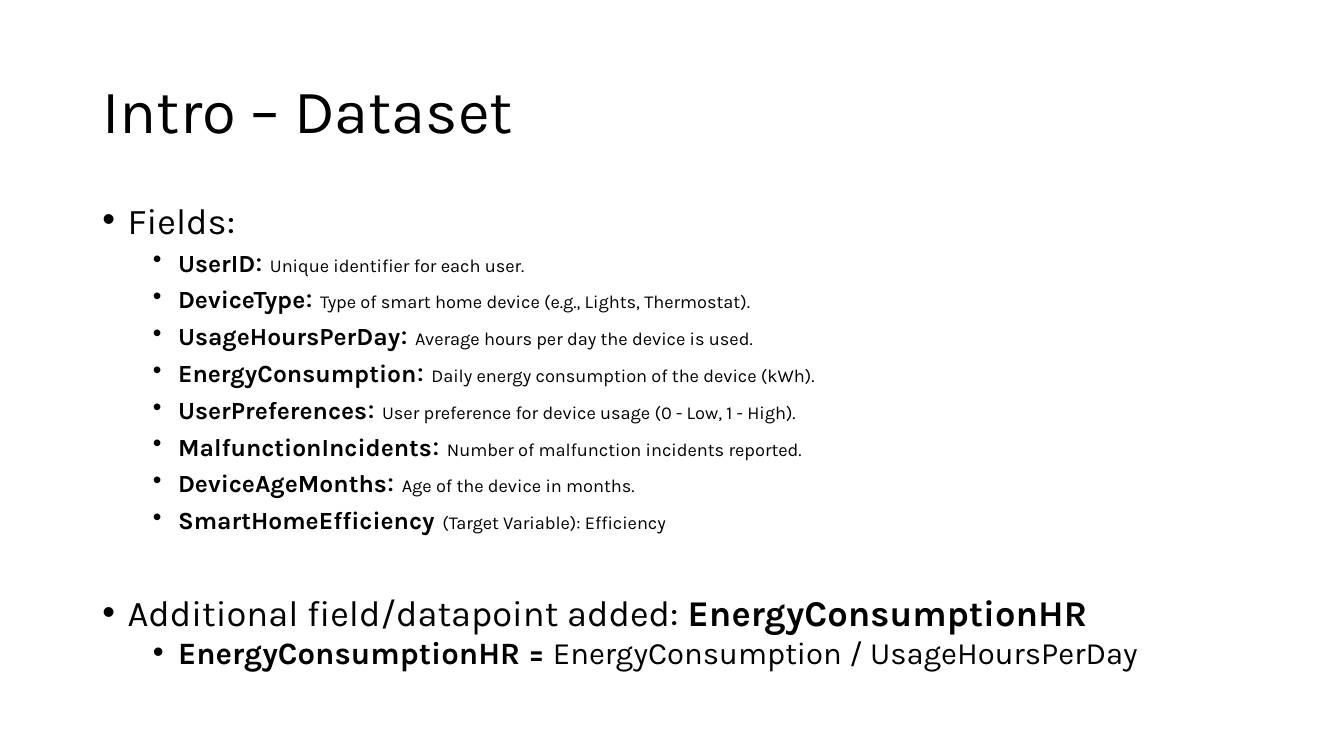
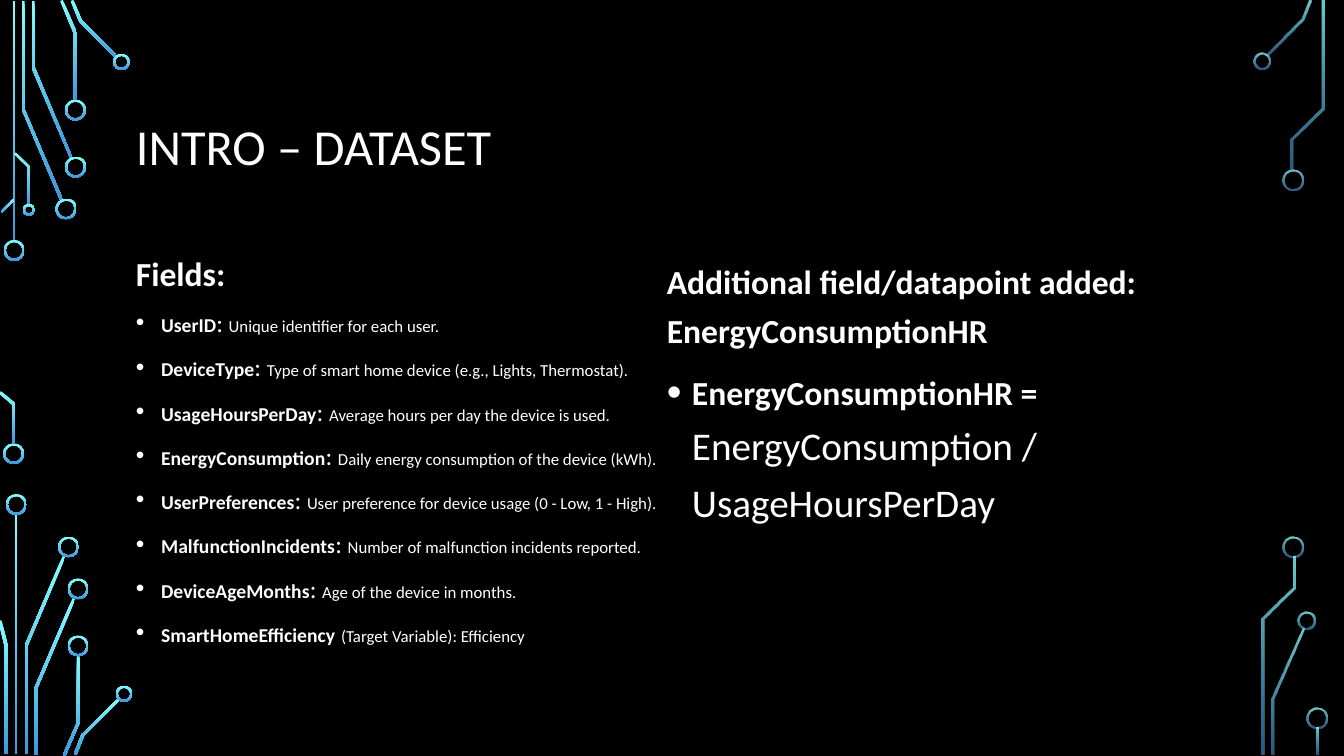
Before and after one commit to javiereyes21/Project-1, a slide deck: slide 4 of Group5Project1Presentation.pptx. Drawn at 1344x756 pixels with LibreOffice and Linux fonts; fonts in the diff are those of the drawing; background and template pictures are left out. Boxes give left, top, right and bottom in pixels: in the first picture for what was removed or moved away, otherwise in the second. Text is boxed around its words. In the diff, an @@ line names an element or a change of style, - is before the commit and + after.

```diff
--- a/Group5Project1Presentation.pptx
+++ b/Group5Project1Presentation.pptx
@@ background #FFFFFF to picture (left out) @@
@@ title at bbox=[136, 132, 492, 166]: text changed; size 44 to 36 pt; font Karla to Calibri; text colour #000000 to #FFFFFF @@
-Intro – Dataset
+INTRO – DATASET
@@ text "Fields:": place and size @@
-text "Fields:" at bbox=[128, 209, 1138, 671]
+text "Fields:" at bbox=[136, 262, 657, 645]
@@ text "Fields:" at bbox=[136, 262, 657, 645]: size 25.9 to 24 pt, bold on in "Fields:"; font Karla to Calibri, text colour #000000 to #FFFFFF; size 17.6 to 14 pt in "UserID:", "DeviceType:", "UsageHoursPerDay:", "EnergyConsumption:" and 4 more places; size 22.2 to 18 pt in "UserID:", "DeviceType:", "UsageHoursPerDay:", "EnergyConsumption:" and 3 more places; size 12.9 to 12 pt in "Unique identifier for each user.", "Type of smart home device (e.g., Lights, ...", "Average hours per day the device is ...", "Daily energy consumption of the device (kWh)." and 4 more places; bullet • to none; line spacing 0.8 to 1; list level 2 to 1 in "UserID: Unique identifier for each ..."; list level 2 to 1 in "DeviceType: Type of smart home ..."; list level 2 to 1 in "UsageHoursPerDay: Average hours per day ..."; list level 2 to 1 in "EnergyConsumption: Daily energy consumption of ..."; list level 2 to 1 in "UserPreferences: User preference for device ..."; list level 2 to 1 in "MalfunctionIncidents: Number of malfunction incidents ..."; list level 2 to 1 in "DeviceAgeMonths: Age of the device ..."; list level 2 to 1 in "SmartHomeEfficiency (Target Variable): Efficiency" @@
@@ text added at bbox=[667, 270, 1136, 524], 24 pt, text #FFFFFF, bold @@
+Additional field/datapoint added: EnergyConsumptionHR
+• EnergyConsumptionHR = EnergyConsumption / UsageHoursPerDay
@@ text at bbox=[128, 599, 1138, 671]: paragraphs removed @@
-• Additional field/datapoint added: EnergyConsumptionHR
-  • EnergyConsumptionHR = EnergyConsumption / UsageHoursPerDay
@@ group added at bbox=[0, 0, 1328, 756]: 33 freeform shapes, 3 rectangles @@
```
Also in this commit, not shown: 14 other slides changed, 3 slides added, 11 other files.
